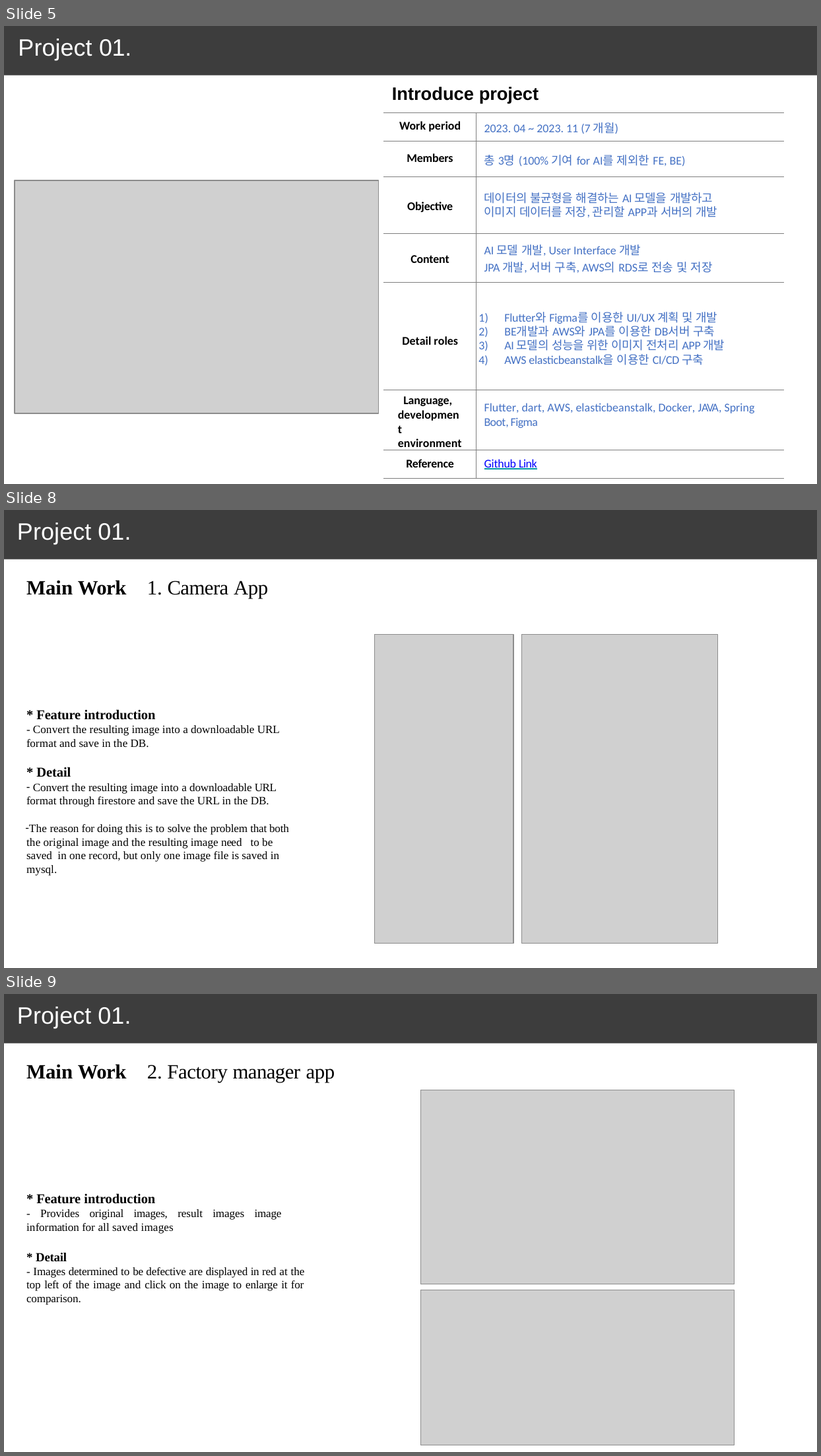
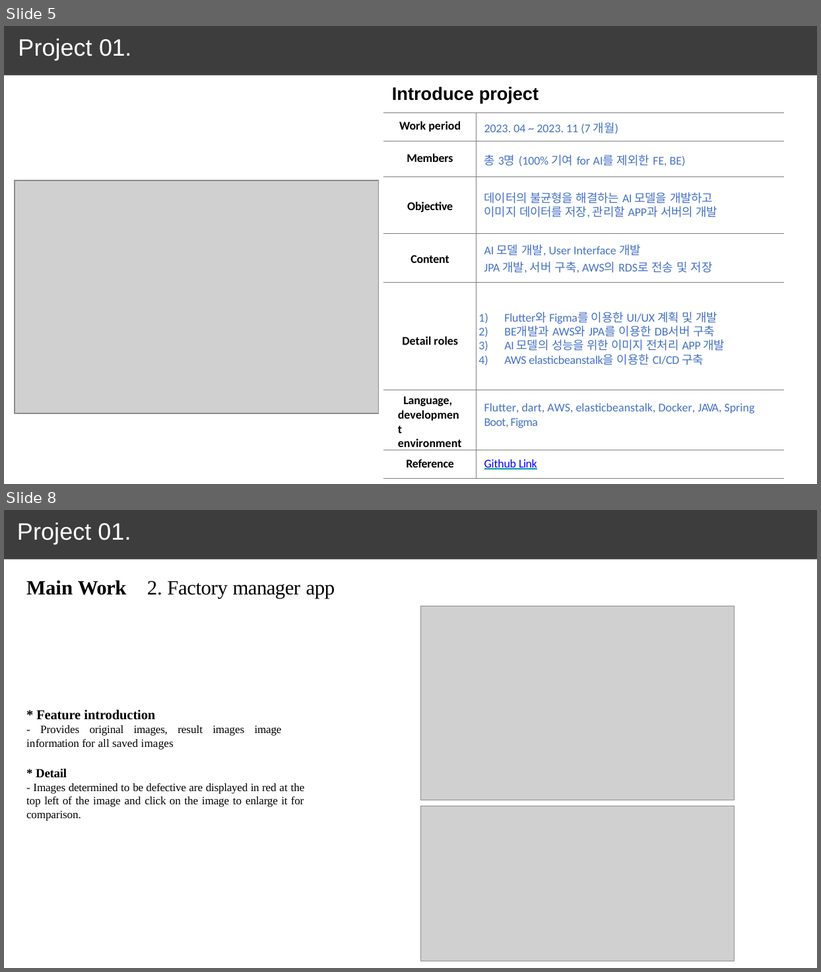
Before and after one commit to June222/June222.github.io, a slide deck: porfolio_kangjunwoo-010-5495-4551.pptx. Shown one above the other, each under a label of ours: slides 5, 8 and 9 before the commit, slides 5 and 8 after it; the slides between them are not shown. The pictures are 821x1456 and 821x972 pixels, drawn with LibreOffice and Linux fonts; fonts in the diff are those of the drawing; grey boxes stand for pictures. Boxes give left, top, right and bottom in pixels: in the first picture for what was removed or moved away, otherwise in the second. Text is boxed around its words. In the diff, an @@ line names an element or a change of style, - is before the commit and + after.

Commit message:
camera app 설명추가
firestore 내용도 추가함

```diff
--- a/porfolio_kangjunwoo-010-5495-4551.pptx
+++ b/porfolio_kangjunwoo-010-5495-4551.pptx
@@ slide 8 removed at box(4, 510, 817, 968), background #FFFFFF; not listed: 1 template element that a slide beside it also shows @@
@@ title removed at box(17, 523, 131, 544) @@
-Project 01.
@@ text removed at box(26, 580, 127, 595) @@
-Main Work
@@ text removed at box(147, 581, 268, 598) @@
-1. Camera App
@@ picture removed at box(375, 634, 514, 944) @@
@@ picture removed at box(522, 634, 718, 944) @@
@@ text removed at box(26, 709, 289, 862) @@
-* Feature introduction
-- Convert the resulting image into a downloadable URL
-format and save in the DB.
-* Detail
-– Convert the resulting image into a downloadable URL
-format through firestore and save the URL in the DB.
-– The reason for doing this is to solve the problem that both the original image and the resulting image need to be saved in one record, but only one image file is saved in mysql.
@@ what was slide 9 is now slide 8 @@
```
Also in this commit, not shown: 2 slides added, 2 other slides removed.
